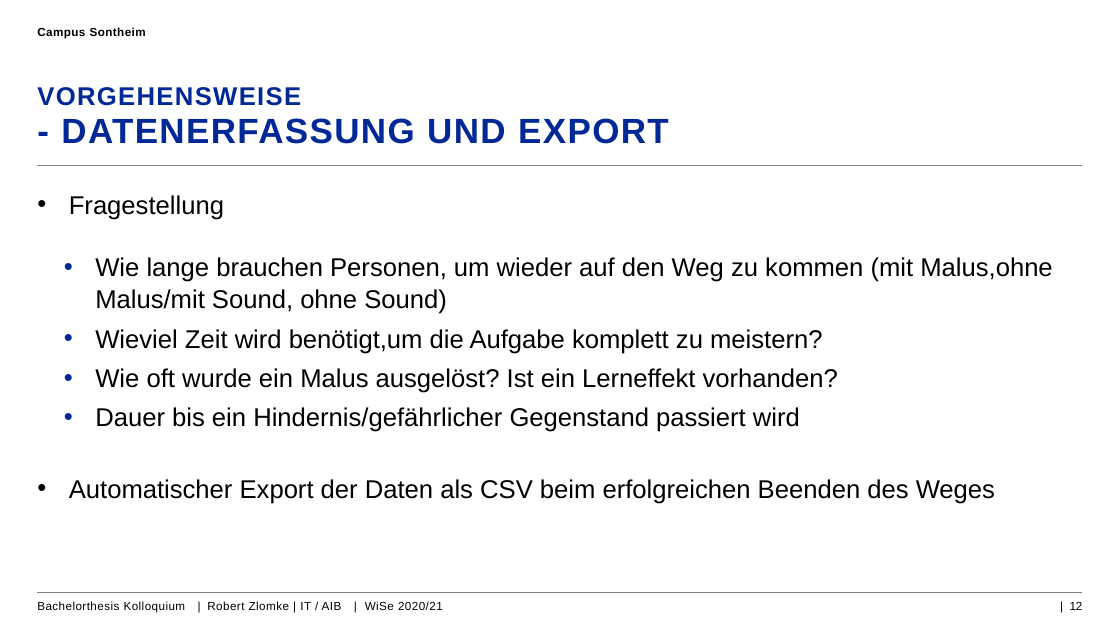
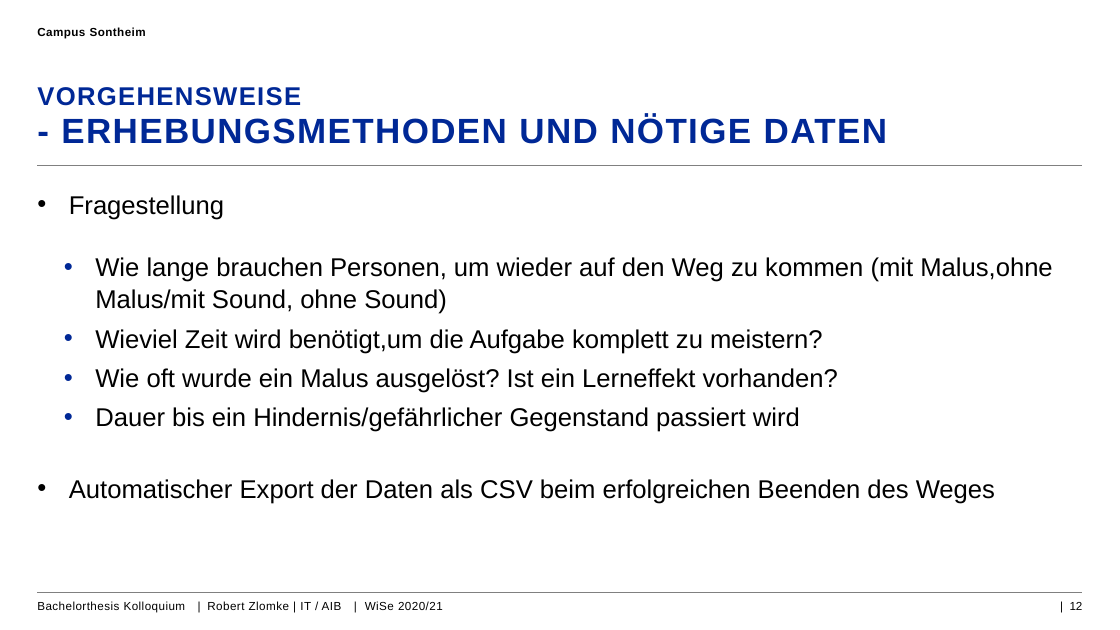
Before and after one commit to RobZlo/Studium, a slide deck: slide 12 of Kolloquium_Präsentation_RobertZlomle.pptx. Drawn at 1120x630 pixels with LibreOffice and Linux fonts; fonts in the diff are those of the drawing; background and template pictures are left out. Boxes give left, top, right and bottom in pixels: in the first picture for what was removed or moved away, otherwise in the second. Text is boxed around its words. In the diff, an @@ line names an element or a change of style, - is before the commit and + after.

```diff
--- a/Kolloquium_Präsentation_RobertZlomle.pptx
+++ b/Kolloquium_Präsentation_RobertZlomle.pptx
@@ title at [37,87,887,144]: text changed @@
-VORGEHENSWEISE
-- DATENERFASSUNG UND EXPORT
+VORGEHENSWEISE
+- ERHEBUNGSMETHODEN UND NÖTIGE DATEN
```
Also in this commit, not shown: 4 other slides changed, 3 other files.
